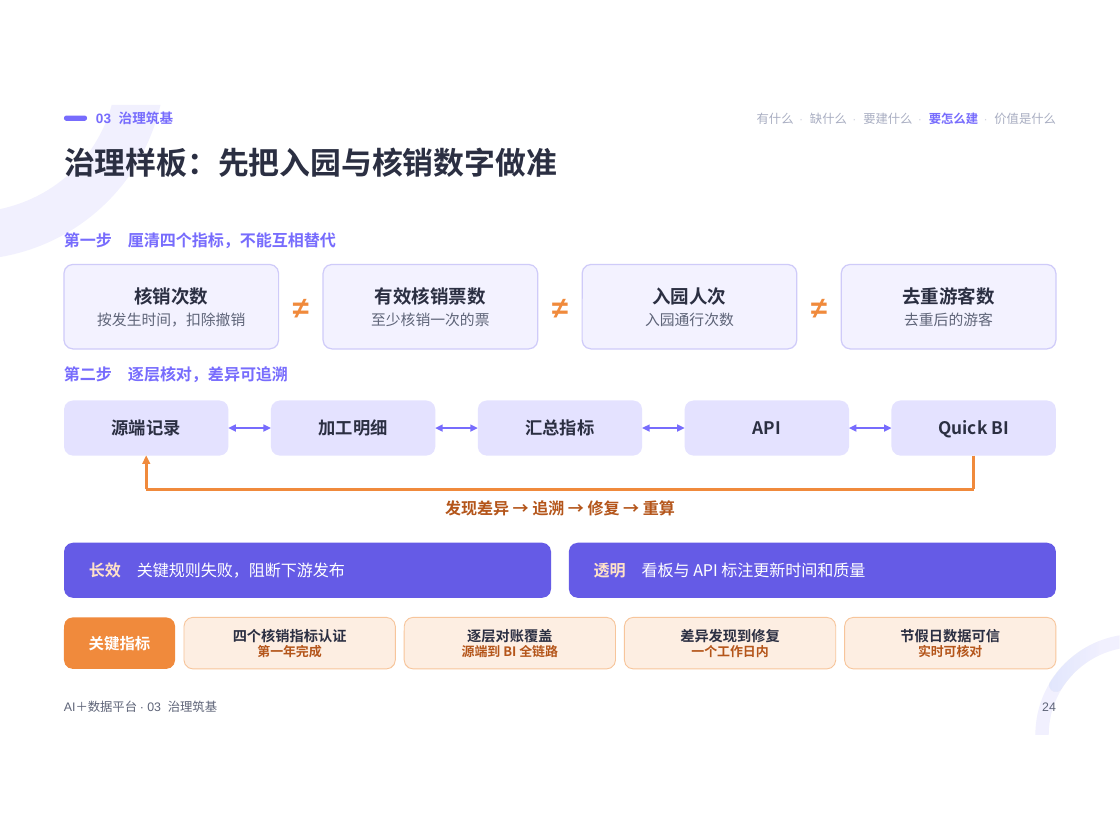
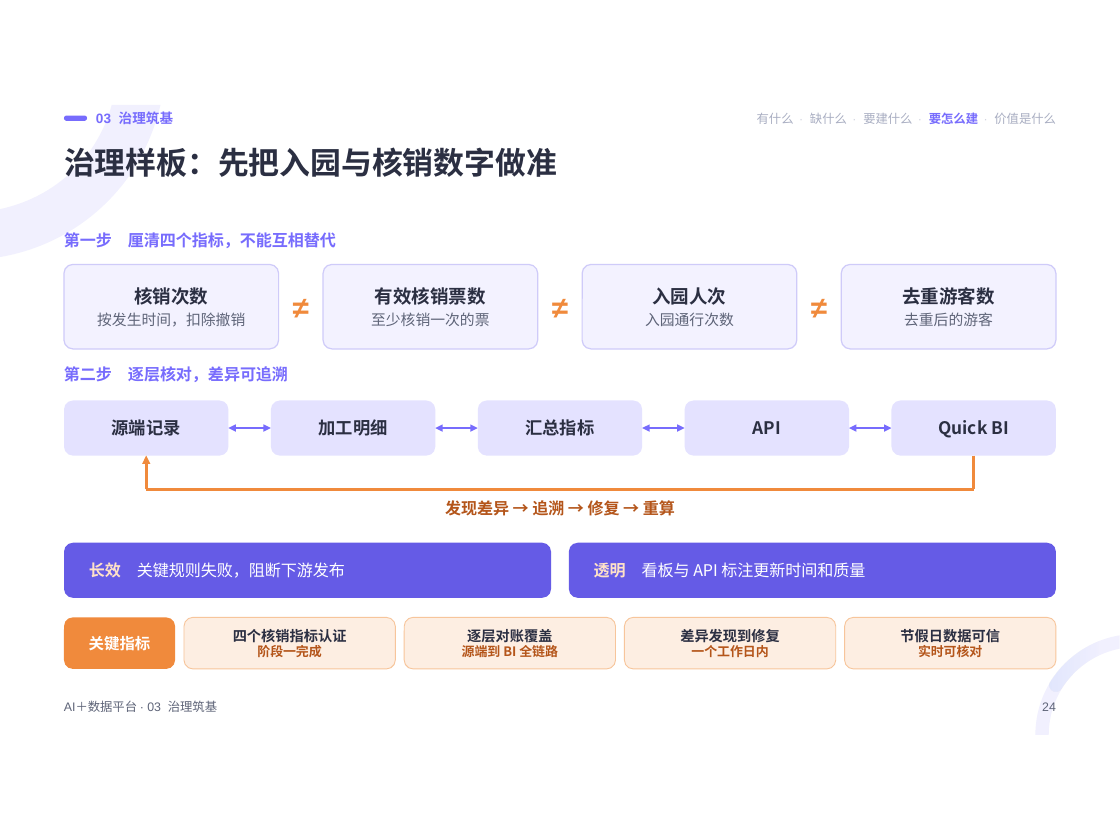
Before and after one commit to keanying/relevance, a slide deck: slide 24 of AI＋数据平台.pptx. Drawn at 1120x840 pixels with LibreOffice and Linux fonts; fonts in the diff are those of the drawing. Boxes give left, top, right and bottom in pixels: in the first picture for what was removed or moved away, otherwise in the second. Text is boxed around its words. In the diff, an @@ line names an element or a change of style, - is before the commit and + after.

```diff
--- a/AI＋数据平台.pptx
+++ b/AI＋数据平台.pptx
@@ text in rounded rectangle at (257,645,321,657): text changed @@
-第一年完成
+阶段一完成
```
Also in this commit, not shown: 13 other slides changed, 1 other file.
